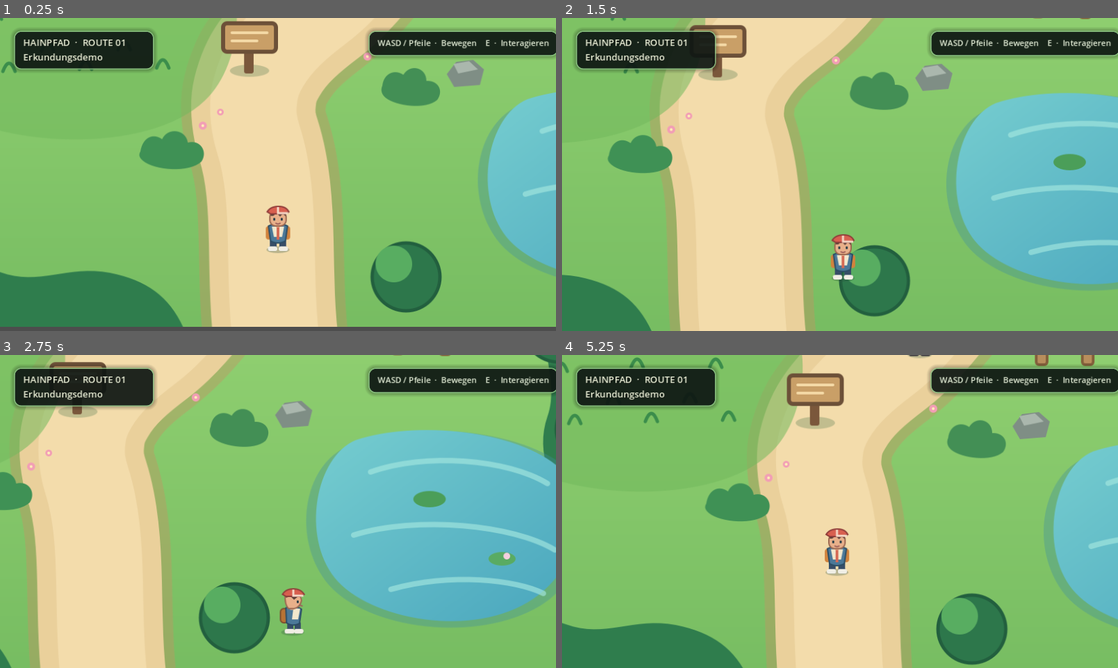
Above: before the commit, frames 1-4 (two rows, left to right).
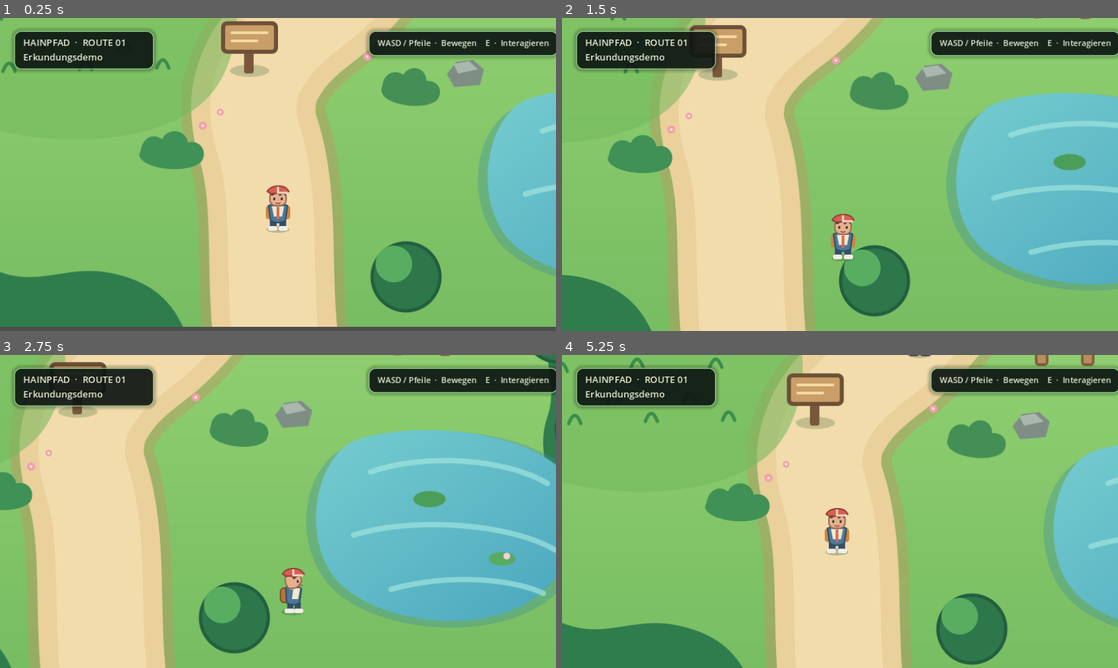
Above: after the commit, the same moments.

Repository: vfast91-jpg/RPG-Pokemon
Game: Godot game, scene res://main.tscn
The game is run twice, just before and just after one commit, with the same random seed, the same clock (stepped at 60 frames per second) and the same inputs.
Inputs:
- Up to frame 1 (0.25 s): no input
- Up to frame 2 (1.5 s): tap Enter at 0.5, 1.35 s; hold D 0.53-1.28 s; tap E at 0.6 s; tap Space at 0.77 s; hold S from 1.28 s (still down)
- Up to frame 3 (2.75 s): tap Space at 1.52 s; release S at 2.03 s; hold D from 2.03 s (still down); tap E at 2.1 s
- Up to frame 4 (5.25 s): release D at 2.78 s; hold W 2.78-3.53 s; tap Enter at 2.85, 4.35 s; tap Space at 3.02, 3.77, 4.52 s; hold A 3.53-5.03 s; tap E at 3.6, 5.1 s; hold S from 5.03 s (still down)

The runs differ from the first frame. In frame 1, 0.8% of the frame differs, in the area x 47-53%, y 53-76%; in frame 2, 0.8%; in frame 3, 0.7%; in frame 4, 0.8%.

Commit message:
Fix player sprite alignment

Diff:
--- a/scripts/main.gd
+++ b/scripts/main.gd
@@ -4,6 +4,7 @@
 const PLAYER_START := Vector2(760, 760)
 const NPC_HOME := Vector2(872, 392)
 const SIGN_POS := Vector2(718, 476)
+const SPRITE_BASE_Y := -34.0
 
 const PLAYER_DOWN := preload("res://assets/player_down.svg")
 const PLAYER_UP := preload("res://assets/player_up.svg")
@@ -19,7 +20,6 @@
 @onready var grass_hint: Label = $UI/GrassHint
 
 var dialog_open := false
-var facing := Vector2.DOWN
 var walk_clock := 0.0
 var npc_clock := 0.0
 
@@ -27,7 +27,9 @@
     player.position = PLAYER_START
     dialog.visible = false
     interact_hint.visible = false
-    grass_hint.modulate.a = 0.0
+    var initial_hint_color := grass_hint.modulate
+    initial_hint_color.a = 0.0
+    grass_hint.modulate = initial_hint_color
 
     # World collision: map bounds, forest masses, pond, house and fence.
     _add_block(Rect2(-20, -20, 1640, 44))
@@ -65,16 +67,14 @@
 
     if input_vector.length_squared() > 0.0:
         input_vector = input_vector.normalized()
-        facing = input_vector
         player.velocity = input_vector * SPEED
         player.move_and_slide()
         walk_clock += delta * 11.0
-        player_sprite.position.y = -4.0 - abs(sin(walk_clock)) * 2.0
+        player_sprite.position.y = SPRITE_BASE_Y - abs(sin(walk_clock)) * 2.0
         _set_facing_texture(input_vector)
     else:
         player.velocity = Vector2.ZERO
-        player_sprite.position.y = -4.0
-        player_sprite.rotation = lerp(player_sprite.rotation, 0.0, min(delta * 12.0, 1.0))
+        player_sprite.position.y = SPRITE_BASE_Y
 
     _update_interaction_hint()
     _update_grass_feedback(delta, input_vector)
